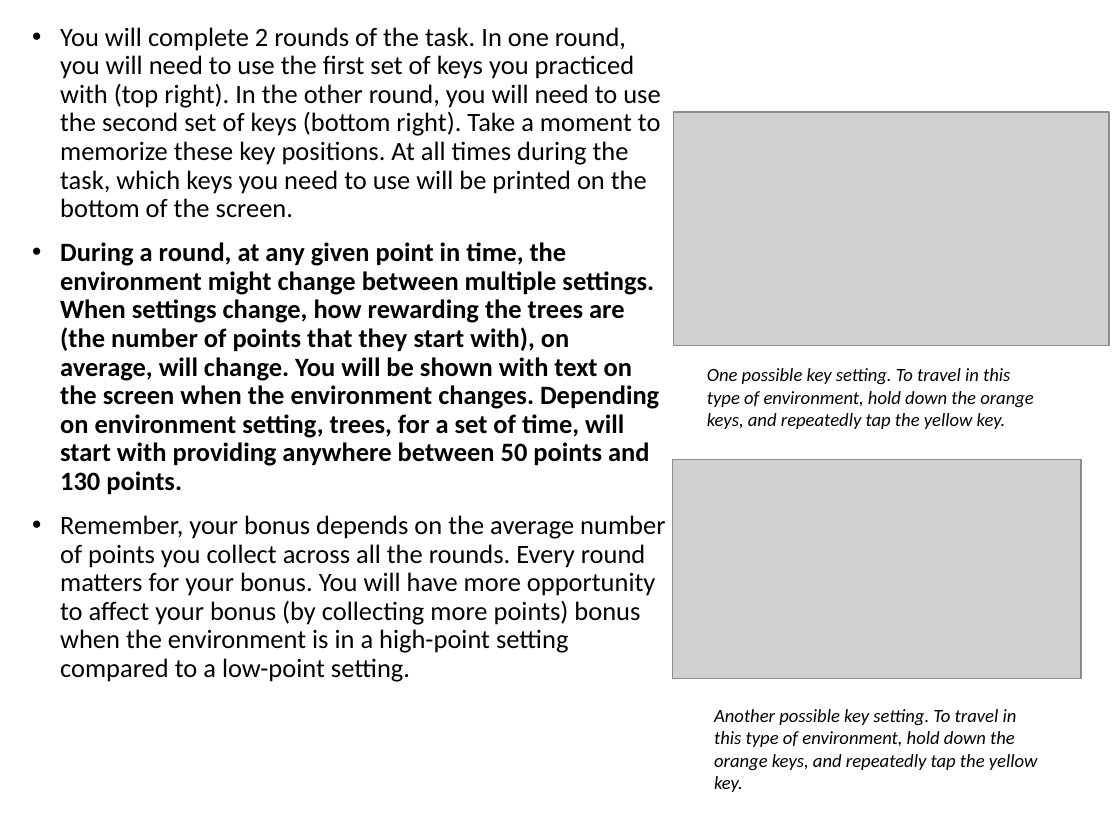
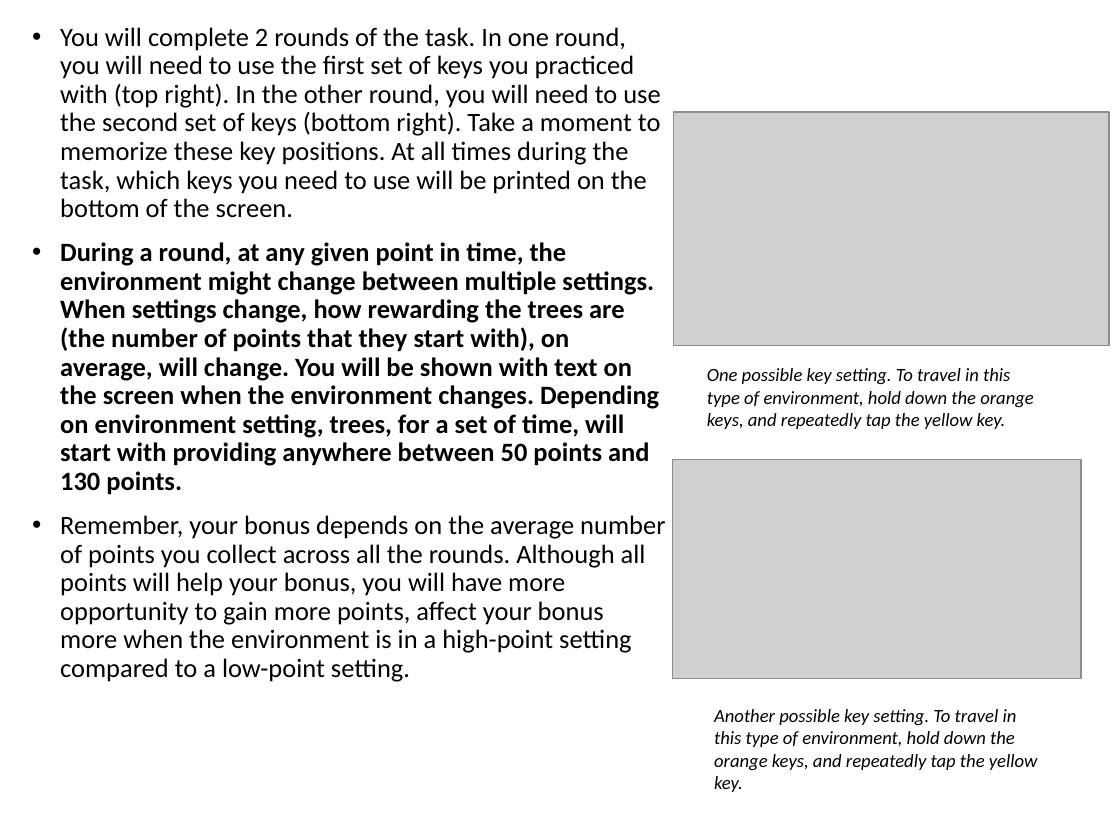
Before and after one commit to evanrussek/forage_jsp_2, a slide deck: slide 8 of public/ver_6/Stimuli/forage_instructions.pptx. Drawn at 1120x840 pixels with LibreOffice and Linux fonts; fonts in the diff are those of the drawing; grey boxes stand for pictures. Boxes give left, top, right and bottom in pixels: in the first picture for what was removed or moved away, otherwise in the second. Text is boxed around its words. In the diff, an @@ line names an element or a change of style, - is before the commit and + after.

```diff
--- a/public/ver_6/Stimuli/forage_instructions.pptx
+++ b/public/ver_6/Stimuli/forage_instructions.pptx
@@ text at box(60, 515, 665, 682): text changed @@
-• Remember, your bonus depends on the average number of points you collect across all the rounds. Every round matters for your bonus. You will have more opportunity to affect your bonus (by collecting more points) bonus when the environment is in a high-point setting compared to a low-point setting.
+• Remember, your bonus depends on the average number of points you collect across all the rounds. Although all points will help your bonus, you will have more opportunity to gain more points, affect your bonus more when the environment is in a high-point setting compared to a low-point setting.
```
Also in this commit, not shown: 1 other slide changed, 4 other files.
